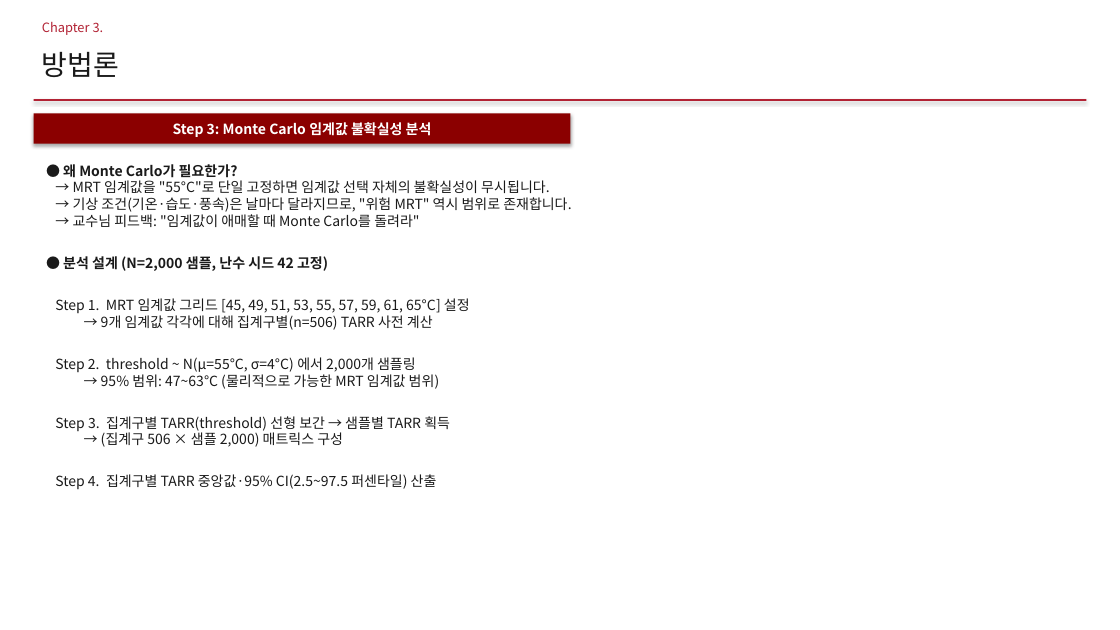
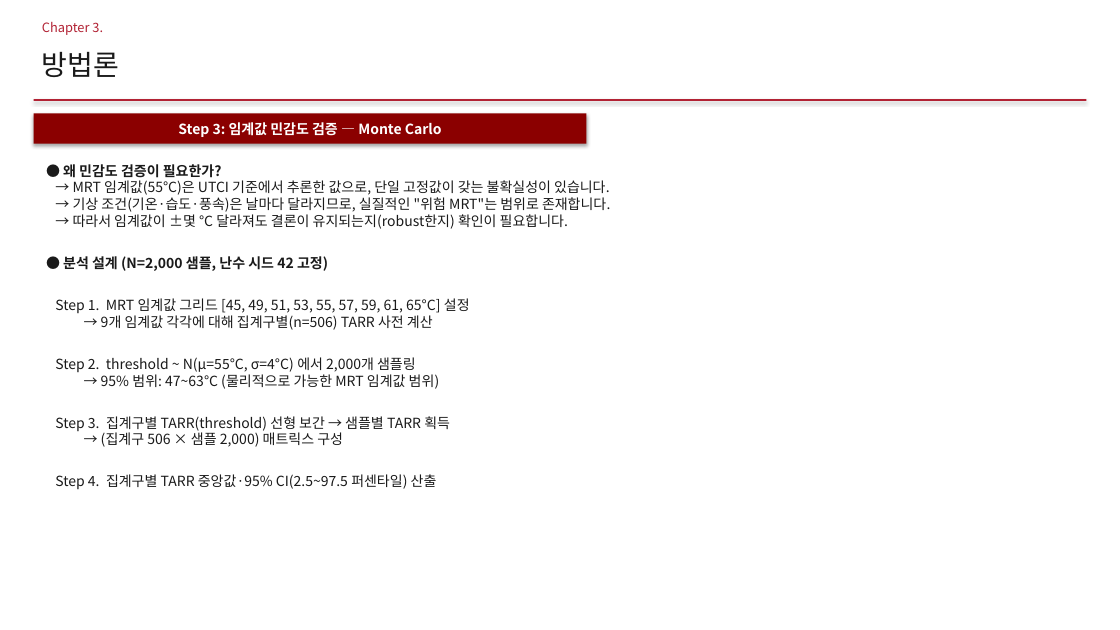
Before and after one commit to jinshingeo/Thermal_Catchment, a slide deck: slide 8 of writing/지도학회발표/2026-05-13_TAVI_학회발표.pptx. Drawn at 1120x630 pixels with LibreOffice and Linux fonts; fonts in the diff are those of the drawing. Boxes give left, top, right and bottom in pixels: in the first picture for what was removed or moved away, otherwise in the second. Text is boxed around its words. In the diff, an @@ line names an element or a change of style, - is before the commit and + after.

```diff
--- a/writing/지도학회발표/2026-05-13_TAVI_학회발표.pptx
+++ b/writing/지도학회발표/2026-05-13_TAVI_학회발표.pptx
@@ rectangle "Step 3: 임계값 민감도 검증 ...": place and size @@
-rectangle "Step 3: 임계값 민감도 검증 ..." at <box>34,113,571,144</box>
+rectangle "Step 3: 임계값 민감도 검증 ..." at <box>34,113,586,144</box>
@@ text in rectangle at <box>178,122,442,137</box>: text changed @@
-Step 3: Monte Carlo 임계값 불확실성 분석
+Step 3: 임계값 민감도 검증 — Monte Carlo
@@ text at <box>63,164,610,229</box>: text changed @@
-● 왜 Monte Carlo가 필요한가?
-→ MRT 임계값을 "55°C"로 단일 고정하면 임계값 선택 자체의 불확실성이 무시됩니다.
-→ 기상 조건(기온·습도·풍속)은 날마다 달라지므로, "위험 MRT" 역시 범위로 존재합니다.
-→ 교수님 피드백: "임계값이 애매할 때 Monte Carlo를 돌려라"
+● 왜 민감도 검증이 필요한가?
+→ MRT 임계값(55°C)은 UTCI 기준에서 추론한 값으로, 단일 고정값이 갖는 불확실성이 있습니다.
+→ 기상 조건(기온·습도·풍속)은 날마다 달라지므로, 실질적인 "위험 MRT"는 범위로 존재합니다.
+→ 따라서 임계값이 ±몇 °C 달라져도 결론이 유지되는지(robust한지) 확인이 필요합니다.
```
Also in this commit, not shown: 6 other slides changed, 2 other files.
